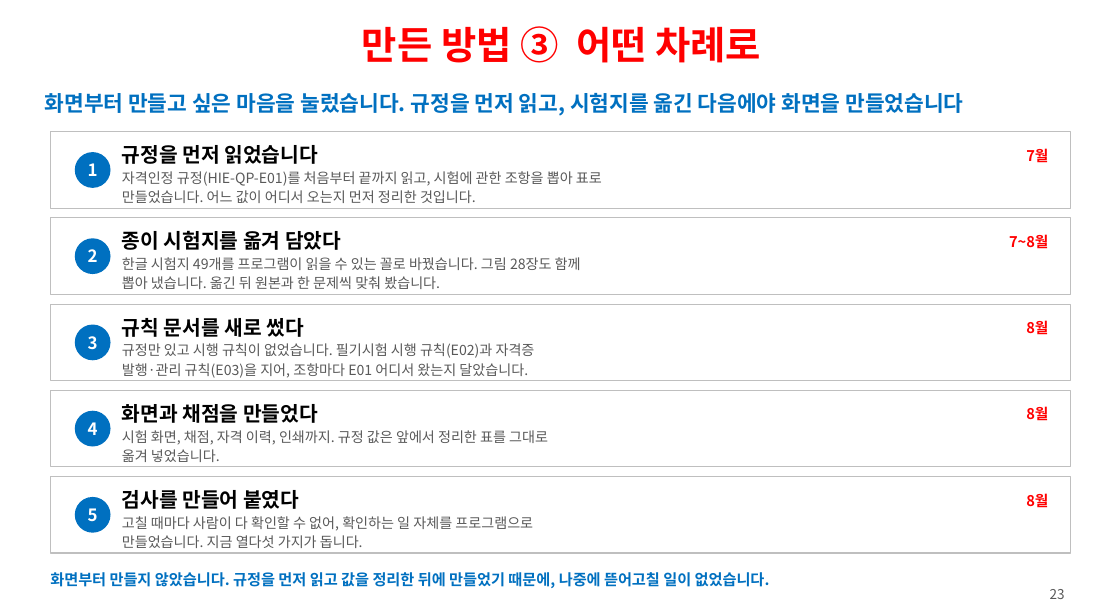
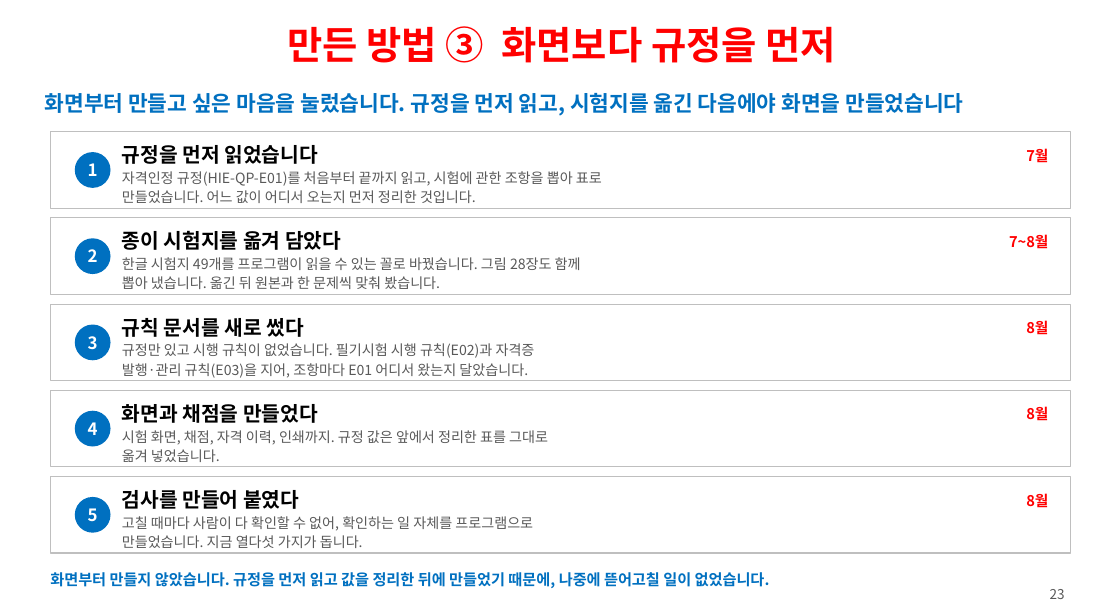
Before and after one commit to ys1277-sys/HIENDT-CBT, a slide deck: slide 23 of docs/발표자료-CBT-2026-08.pptx. Drawn at 1120x610 pixels with LibreOffice and Linux fonts; fonts in the diff are those of the drawing. Boxes give left, top, right and bottom in pixels: in the first picture for what was removed or moved away, otherwise in the second. Text is boxed around its words. In the diff, an @@ line names an element or a change of style, - is before the commit and + after.

```diff
--- a/docs/발표자료-CBT-2026-08.pptx
+++ b/docs/발표자료-CBT-2026-08.pptx
@@ text at (287, 26, 837, 63): text changed @@
-만든 방법 ③ 어떤 차례로
+만든 방법 ③ 화면보다 규정을 먼저
```
Also in this commit, not shown: 11 other slides changed, 1 other file.
